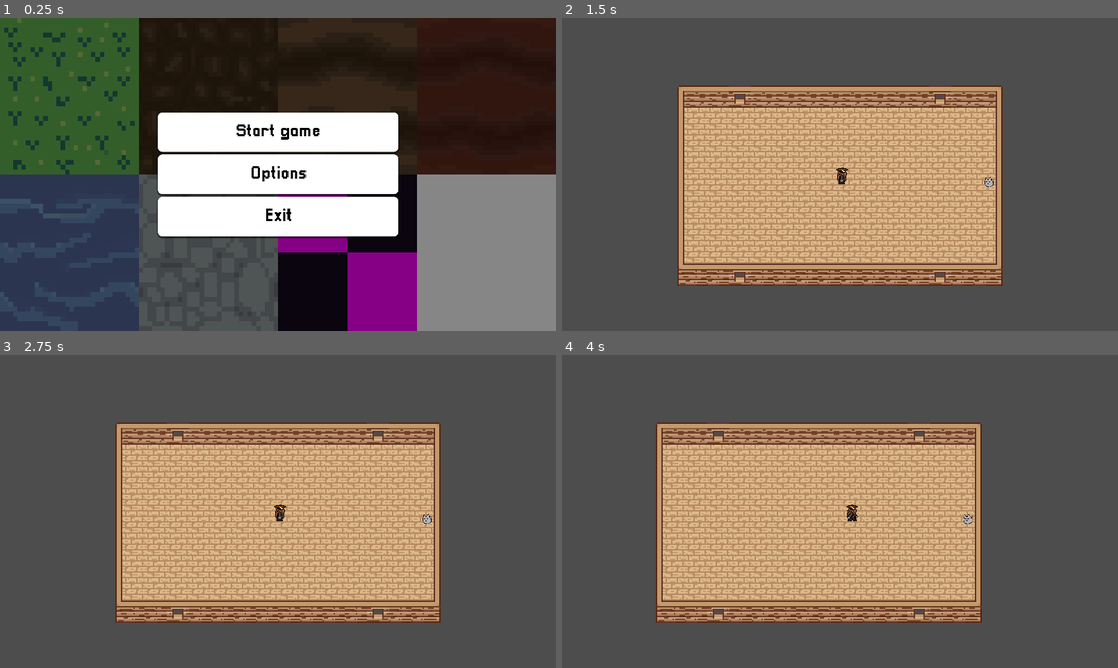
Above: before the commit, frames 1-4 (two rows, left to right).
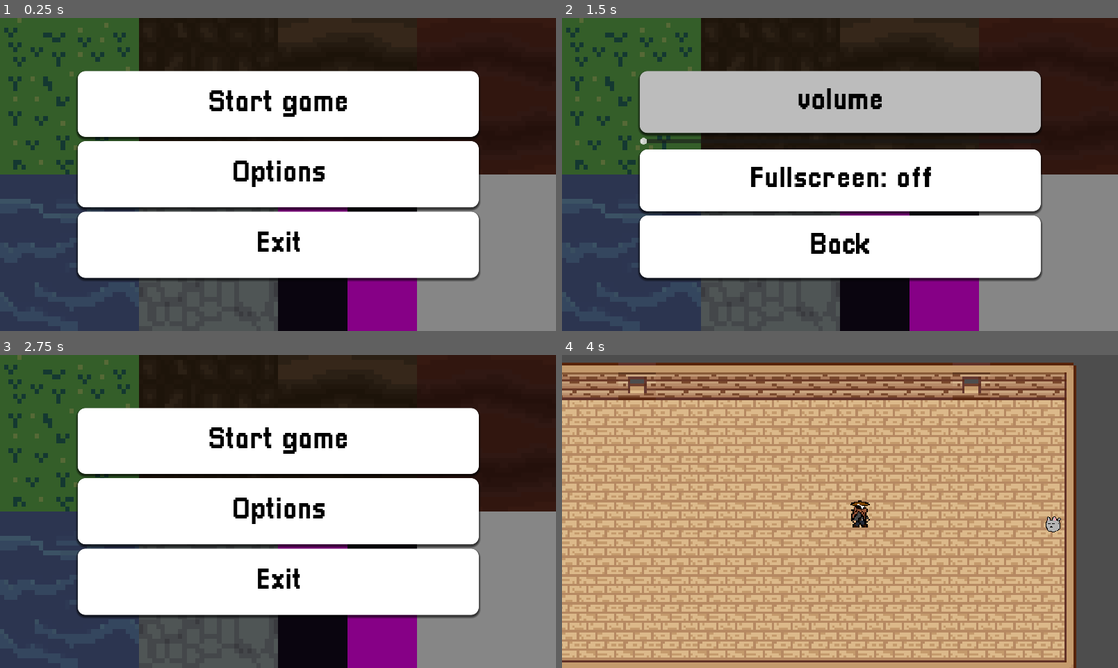
Above: after the commit, the same moments.

Repository: RojJuan/WildWestRPG
Game: Godot game, scene res://scenes/mainmenu.tscn
Same seed, same stepped clock (60 frames per second), same inputs: the game is played once before the commit and once after it. The engine's default icon, where the game draws it, is replaced by a stand-in: a white triangle on a blue panel in a dark square.
Inputs (mouse positions are in pixels of both pictures, inside the frame that each line leads up to):
- Up to frame 1 (0.25 s): no input
- Up to frame 2 (1.5 s): click "Options" at 0.5 s; click "Start game" (after the commit: "volume") at 1.25 s
- Up to frame 3 (2.75 s): click (278, 583) at 2 s, where only the run after the commit has a clickable "Back"
- Up to frame 4 (4 s): click (840, 439) at 2.75 s, where only the run after the commit has a clickable "Start game"; tap Enter at 3.5 s; hold D (RIGHT) from 3.53 s (still down); tap Z (INTERACTION) at 3.6 s

The runs differ from the first frame. In frame 1, 34% of the frame differs, in the area x 13-87%, y 4-84%; in frame 2, 96%; in frame 3, 96%, in the area x 0-100%, y 0-100%; in frame 4, 73%.

Commit message:
added cool menu shit

Diff:
--- a/project.godot
+++ b/project.godot
@@ -17,8 +17,6 @@
 
 [display]
 
-window/size/viewport_width=1920
-window/size/viewport_height=1080
 window/stretch/mode="canvas_items"
 window/stretch/aspect="expand"
 
--- a/scenes/mainmenu.gd
+++ b/scenes/mainmenu.gd
@@ -6,10 +6,13 @@
 	get_tree().change_scene_to_file("res://scenes/someplace_somewhere.tscn")
 
 
-#func _on_options_pressed() -> void:
-#	get_tree().change_scene_to_file("res://scenes/optionsmenu.tscn")
+
 
 
 
 func _on_exit_pressed() -> void:
 	get_tree().quit()
+
+
+func _on_options_pressed() -> void:
+	get_tree().change_scene_to_file("res://scenes/optionsmenu.tscn")
--- a/scenes/mainmenu.tscn
+++ b/scenes/mainmenu.tscn
@@ -116,4 +116,5 @@
 text = "Exit"
 
 [connection signal="pressed" from="VBoxContainer/Play" to="." method="_on_play_pressed"]
+[connection signal="pressed" from="VBoxContainer/Options" to="." method="_on_options_pressed"]
 [connection signal="pressed" from="VBoxContainer/Exit" to="." method="_on_exit_pressed"]
--- a/scenes/optionsmenu.gd
+++ b/scenes/optionsmenu.gd
@@ -1,7 +1,19 @@
 extends Control
-
 
 
 
 func _on_back_pressed() -> void:
 	get_tree().change_scene_to_file("res://scenes/mainmenu.tscn")
+
+
+func _on_h_slider_value_changed(value: float) -> void:
+	AudioServer.set_bus_volume_db(0, linear_to_db(value))
+
+
+func _on_fullscreen_toggled(toggled_on: bool) -> void:
+	if toggled_on == true:
+		$VBoxContainer/fullscreen.text = "Fullscreen: on"
+		DisplayServer.window_set_mode(DisplayServer.WINDOW_MODE_FULLSCREEN)
+	else:
+		$VBoxContainer/fullscreen.text = "Fullscreen: off"
+		DisplayServer.window_set_mode(DisplayServer.WINDOW_MODE_WINDOWED)
--- a/scenes/optionsmenu.tscn
+++ b/scenes/optionsmenu.tscn
@@ -1,8 +1,44 @@
-[gd_scene load_steps=2 format=3 uid="uid://dl4818h04jb7i"]
+[gd_scene load_steps=10 format=3 uid="uid://bh6y4hxgpxe6r"]
 
 [ext_resource type="Script" path="res://scenes/optionsmenu.gd" id="1_7adws"]
+[ext_resource type="Texture2D" uid="uid://douoyax7ihgyd" path="res://assets/sprites/tilemap1.png" id="2_5jjbo"]
+[ext_resource type="FontFile" uid="uid://b3ln4n78bxmsk" path="res://assets/fonts/pixellari/Pixellari.ttf" id="3_drmlw"]
+[ext_resource type="AudioStream" uid="uid://dw2lcbs70iy5w" path="res://assets/music/Monkeys Spinning Monkeys.mp3" id="4_j7spk"]
 
-[node name="Mainmenu" type="Control"]
+[sub_resource type="StyleBoxTexture" id="StyleBoxTexture_fdc2t"]
+texture = ExtResource("2_5jjbo")
+modulate_color = Color(0.525101, 0.525101, 0.525101, 1)
+
+[sub_resource type="StyleBoxEmpty" id="StyleBoxEmpty_np1hk"]
+
+[sub_resource type="StyleBoxFlat" id="StyleBoxFlat_mniwc"]
+bg_color = Color(0.737193, 0.737193, 0.737193, 1)
+corner_radius_top_left = 16
+corner_radius_top_right = 16
+corner_radius_bottom_right = 16
+corner_radius_bottom_left = 16
+shadow_size = 5
+shadow_offset = Vector2(0, 3.41)
+
+[sub_resource type="StyleBoxFlat" id="StyleBoxFlat_85vfv"]
+bg_color = Color(0.65834, 0.65834, 0.65834, 1)
+corner_radius_top_left = 16
+corner_radius_top_right = 16
+corner_radius_bottom_right = 16
+corner_radius_bottom_left = 16
+shadow_size = 5
+shadow_offset = Vector2(0, 3.41)
+
+[sub_resource type="StyleBoxFlat" id="StyleBoxFlat_m3k4g"]
+bg_color = Color(1, 1, 1, 1)
+corner_radius_top_left = 16
+corner_radius_top_right = 16
+corner_radius_bottom_right = 16
+corner_radius_bottom_left = 16
+shadow_size = 5
+shadow_offset = Vector2(0, 3.41)
+
+[node name="optionsmenu" type="Control"]
 layout_mode = 3
 anchors_preset = 15
 anchor_right = 1.0
@@ -11,20 +47,88 @@
 grow_vertical = 2
 script = ExtResource("1_7adws")
 
-[node name="MarginContainer" type="MarginContainer" parent="."]
-layout_mode = 0
-offset_right = 40.0
-offset_bottom = 40.0
+[node name="Panel" type="Panel" parent="."]
+layout_mode = 1
+anchors_preset = 15
+anchor_right = 1.0
+anchor_bottom = 1.0
+grow_horizontal = 2
+grow_vertical = 2
+theme_override_styles/panel = SubResource("StyleBoxTexture_fdc2t")
 
-[node name="VBoxContainer" type="VBoxContainer" parent="MarginContainer"]
+[node name="VBoxContainer" type="VBoxContainer" parent="."]
+layout_mode = 1
+anchors_preset = 8
+anchor_left = 0.5
+anchor_top = 0.5
+anchor_right = 0.5
+anchor_bottom = 0.5
+offset_left = -415.5
+offset_top = -214.0
+offset_right = 415.5
+offset_bottom = 214.0
+grow_horizontal = 2
+grow_vertical = 2
+theme_override_constants/separation = 9
+
+[node name="volume" type="Button" parent="VBoxContainer"]
 layout_mode = 2
+size_flags_vertical = 3
+theme_override_colors/font_hover_color = Color(0, 0, 0, 1)
+theme_override_colors/font_pressed_color = Color(0, 0, 0, 1)
+theme_override_colors/font_focus_color = Color(0, 0, 0, 1)
+theme_override_colors/font_color = Color(0, 0, 0, 1)
+theme_override_fonts/font = ExtResource("3_drmlw")
+theme_override_font_sizes/font_size = 60
+theme_override_styles/focus = SubResource("StyleBoxEmpty_np1hk")
+theme_override_styles/hover = SubResource("StyleBoxFlat_mniwc")
+theme_override_styles/pressed = SubResource("StyleBoxFlat_85vfv")
+theme_override_styles/normal = SubResource("StyleBoxFlat_m3k4g")
+text = "volume"
 
-[node name="Button" type="Button" parent="MarginContainer/VBoxContainer"]
+[node name="HSlider" type="HSlider" parent="VBoxContainer"]
 layout_mode = 2
-text = "Volume"
+max_value = 2.0
+step = 0.01
 
-[node name="Back" type="Button" parent="MarginContainer/VBoxContainer"]
+[node name="fullscreen" type="Button" parent="VBoxContainer"]
 layout_mode = 2
+size_flags_vertical = 3
+theme_override_colors/font_hover_color = Color(0, 0, 0, 1)
+theme_override_colors/font_pressed_color = Color(0, 0, 0, 1)
+theme_override_colors/font_focus_color = Color(0, 0, 0, 1)
+theme_override_colors/font_color = Color(0, 0, 0, 1)
+theme_override_fonts/font = ExtResource("3_drmlw")
+theme_override_font_sizes/font_size = 60
+theme_override_styles/focus = SubResource("StyleBoxEmpty_np1hk")
+theme_override_styles/hover = SubResource("StyleBoxFlat_mniwc")
+theme_override_styles/pressed = SubResource("StyleBoxFlat_85vfv")
+theme_override_styles/normal = SubResource("StyleBoxFlat_m3k4g")
+toggle_mode = true
+text = "Fullscreen: off"
+
+[node name="Back" type="Button" parent="VBoxContainer"]
+layout_mode = 2
+size_flags_vertical = 3
+theme_override_colors/font_hover_color = Color(0, 0, 0, 1)
+theme_override_colors/font_pressed_color = Color(0, 0, 0, 1)
+theme_override_colors/font_focus_color = Color(0, 0, 0, 1)
+theme_override_colors/font_color = Color(0, 0, 0, 1)
+theme_override_fonts/font = ExtResource("3_drmlw")
+theme_override_font_sizes/font_size = 60
+theme_override_styles/focus = SubResource("StyleBoxEmpty_np1hk")
+theme_override_styles/hover = SubResource("StyleBoxFlat_mniwc")
+theme_override_styles/pressed = SubResource("StyleBoxFlat_85vfv")
+theme_override_styles/normal = SubResource("StyleBoxFlat_m3k4g")
 text = "Back"
 
-[connection signal="pressed" from="MarginContainer/VBoxContainer/Back" to="." method="_on_back_pressed"]
+[node name="AudioStreamPlayer" type="AudioStreamPlayer" parent="."]
+stream = ExtResource("4_j7spk")
+autoplay = true
+
+[connection signal="pressed" from="VBoxContainer/volume" to="." method="_on_play_pressed"]
+[connection signal="value_changed" from="VBoxContainer/HSlider" to="." method="_on_h_slider_value_changed"]
+[connection signal="pressed" from="VBoxContainer/fullscreen" to="." method="_on_options_pressed"]
+[connection signal="toggled" from="VBoxContainer/fullscreen" to="." method="_on_fullscreen_toggled"]
+[connection signal="pressed" from="VBoxContainer/Back" to="." method="_on_back_pressed"]
+[connection signal="pressed" from="VBoxContainer/Back" to="." method="_on_exit_pressed"]
Not shown, added: assets/music/Monkeys Spinning Monkeys.mp3.import
Not shown, added: assets/music/Monkeys Spinning Monkeys.mp3
